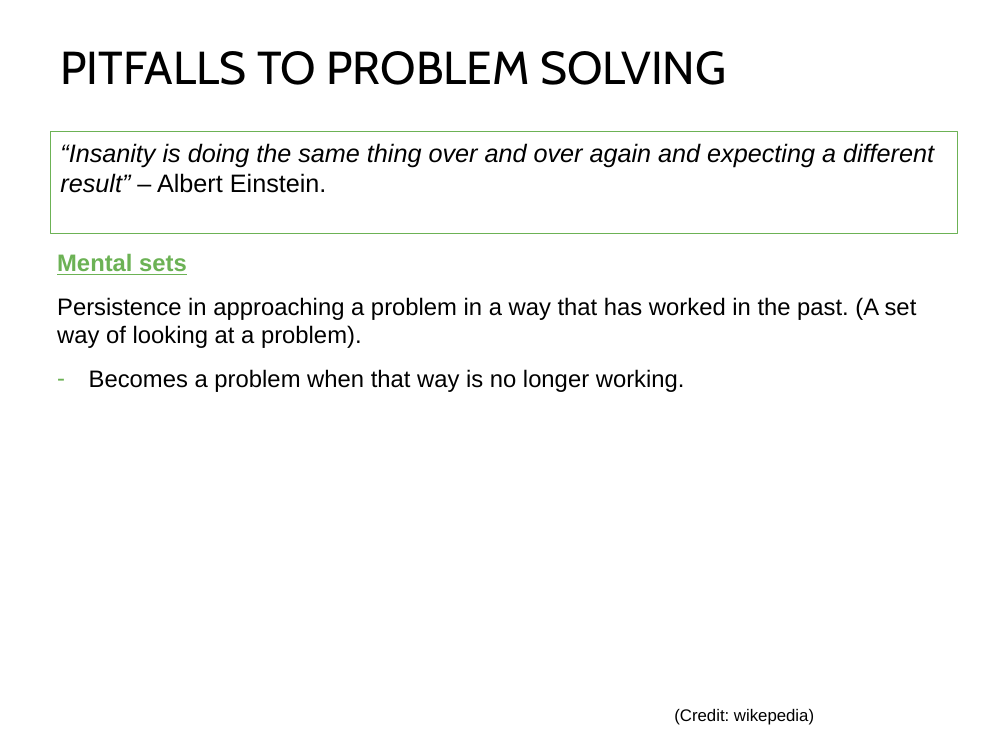
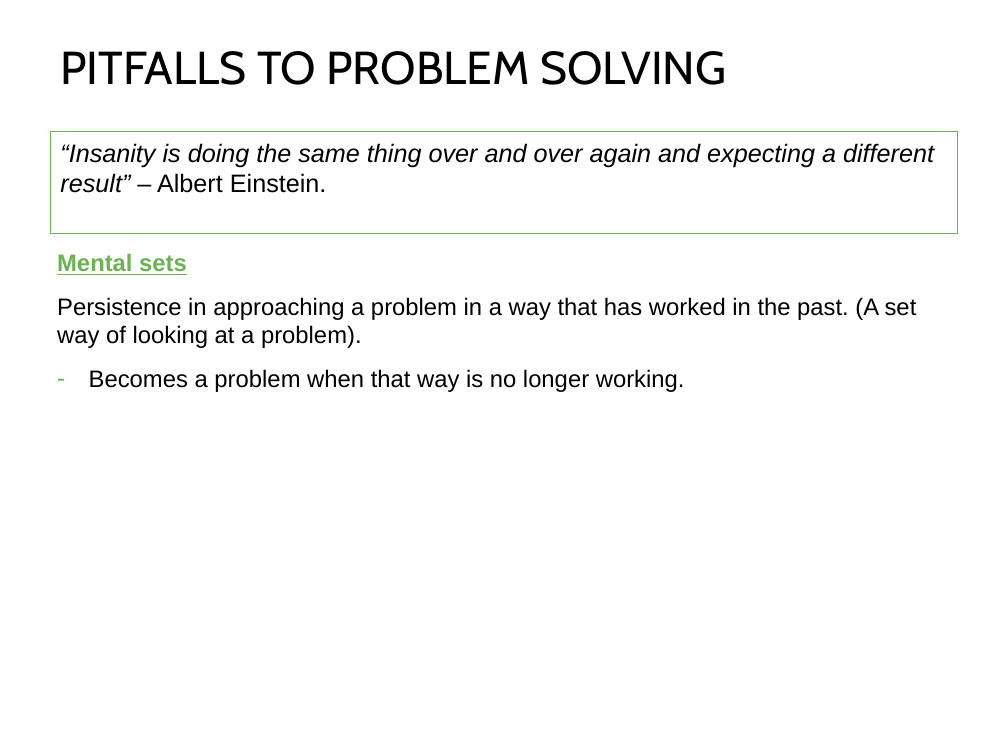
Before and after one commit to npm27/Teaching-Materials, a slide deck: slide 28 of Gen Psych II/Slides/7 Thinking and Intelligence.pptx (slide 26 before the commit). Drawn at 1008x756 pixels with LibreOffice and Linux fonts; fonts in the diff are those of the drawing. Boxes give left, top, right and bottom in pixels: in the first picture for what was removed or moved away, otherwise in the second. Text is boxed around its words. In the diff, an @@ line names an element or a change of style, - is before the commit and + after.

```diff
--- a/Gen Psych II/Slides/7 Thinking and Intelligence.pptx
+++ b/Gen Psych II/Slides/7 Thinking and Intelligence.pptx
@@ text removed at bbox=[674, 709, 814, 725] @@
-(Credit: wikepedia)
```
Also in this commit, not shown: 6 other slides changed, 2 slides added.
